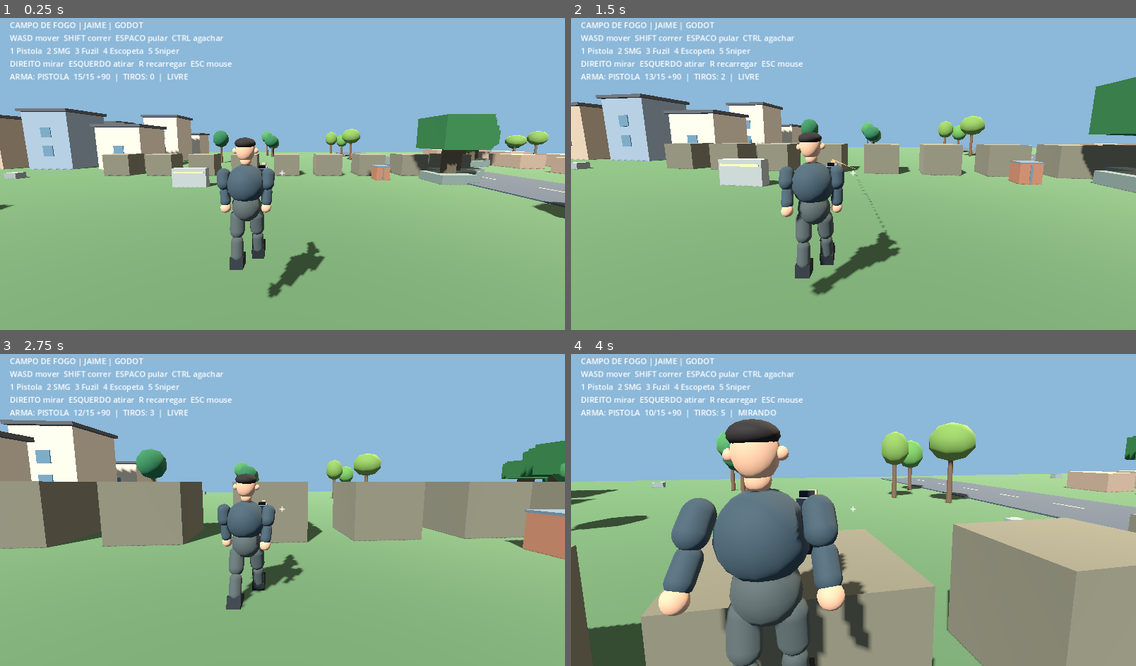
Above: before the commit, frames 1-4 (two rows, left to right).
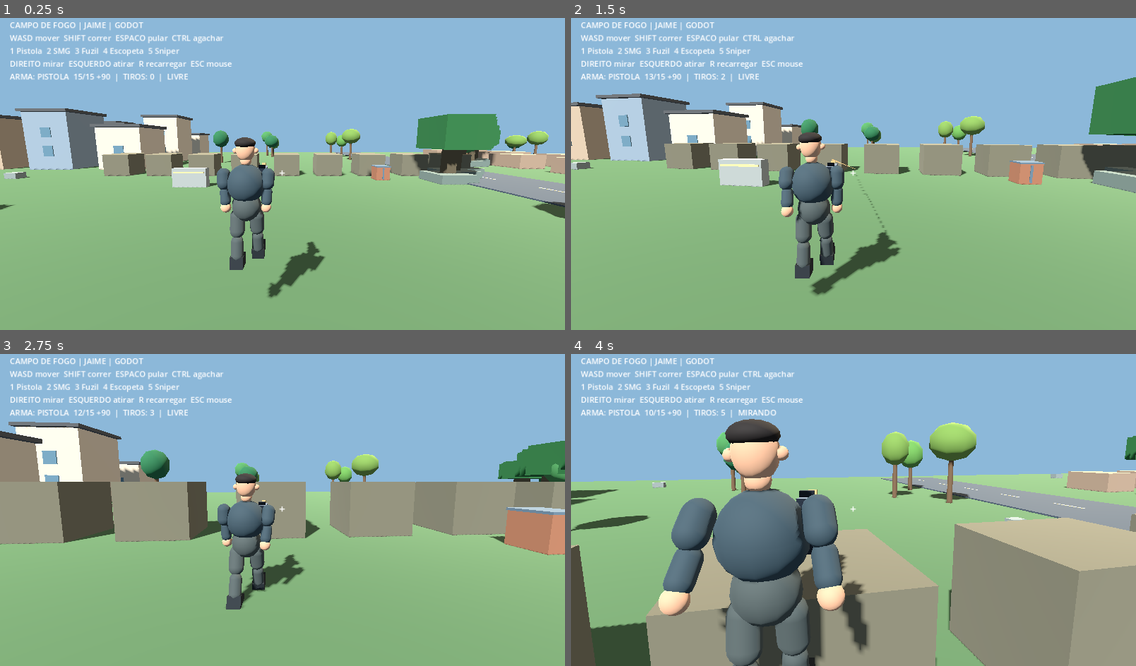
Above: after the commit, the same moments.

Repository: jaime66fla-crypto/gameteste
Game: Godot game, scene res://scenes/main.tscn
The game is run twice, just before and just after one commit, with the same random seed, the same clock (stepped at 60 frames per second) and the same inputs.
Inputs (mouse positions are in pixels of both pictures, inside the frame that each line leads up to):
- Up to frame 1 (0.25 s): no input
- Up to frame 2 (1.5 s): tap Enter at 0.5 s; move the mouse to (881, 170) at 0.52 s; hold Right mouse button (aim) 0.53-1.28 s; hold W (move_forward) from 0.53 s (still down); click (881, 170) at 0.67 s; tap Space (jump) at 0.77, 1.07 s; tap Ctrl (crouch) at 0.8, 1.35 s; move the mouse to (825, 174) at 1.27 s; click (825, 174) at 1.42 s
- Up to frame 3 (2.75 s): keep holding W (move_forward); tap Space (jump) at 1.52, 1.82, 2.3 s; tap Shift (sprint) at 1.55 s; move the mouse to (293, 500) at 2.02 s; hold Shift (sprint) from 2.03 s (still down); click (293, 500) at 2.17 s
- Up to frame 4 (4 s): keep holding W (move_forward); move the mouse to (847, 513) at 2.77 s; release Shift (sprint) at 2.78 s; tap Space (jump) at 2.85, 3.02, 3.32, 3.77 s; click (847, 513) at 2.92 s; right-click (847, 513) at 3.05 s; move the mouse to (893, 510) at 3.52 s; hold Right mouse button (aim) from 3.53 s (still down); click (893, 510) at 3.67 s; tap Ctrl (crouch) at 3.8 s

The runs differ from the first frame. In frame 1, 0.1% of the frame differs, in the area x 0-100%, y 30-77%; in frame 2, less than 0.1%; in frame 3, 5.0%, in the area x 0-100%, y 21-82%; in frame 4, 1.6%.

Commit message:
feat(rebuild): adapt GhostPlayer height, physics and movement settings to existing TPS controller

Diff:
--- a/godot/scripts/player.gd
+++ b/godot/scripts/player.gd
@@ -1,10 +1,14 @@
 extends CharacterBody3D
 
-const WALK_SPEED := 5.0
-const RUN_SPEED := 8.7
+# Ghost-style configurable character dimensions and movement (Godot 4).
+@export_category("Atributos do Soldado")
+@export_range(1.5, 2.1, 0.01) var height: float = 1.80
+@export_range(2.0, 10.0, 0.1) var speed: float = 5.0
+@export_range(1.0, 2.5, 0.05) var sprint_multiplier: float = 1.6
+@export_range(2.0, 12.0, 0.1) var jump_velocity: float = 8.5
+@export_range(0.0005, 0.01, 0.0001) var mouse_sensitivity: float = 0.0025
+@export_range(0.24, 0.48, 0.01) var collision_radius: float = 0.34
 const CROUCH_SPEED := 2.7
-const JUMP_VELOCITY := 8.5
-const MOUSE_SENSITIVITY := 0.0025
 const WeaponData = preload("res://scripts/weapon_data.gd")
 const MAG_SIZE := 15
 const SoundFXScript = preload("res://scripts/sound_fx.gd")
@@ -45,10 +49,10 @@
 func _ready() -> void:
     var collision := CollisionShape3D.new()
     var capsule := CapsuleShape3D.new()
-    capsule.radius = 0.34
-    capsule.height = 1.8
+    capsule.radius = minf(collision_radius, height * 0.3)
+    capsule.height = height
     collision.shape = capsule
-    collision.position.y = 0.9
+    collision.position.y = height * 0.5
     add_child(collision)
     avatar = Node3D.new()
     add_child(avatar)
@@ -59,7 +63,7 @@
     sound_fx.set_script(SoundFXScript)
     gun.add_child(sound_fx)
     arm_pivot = Node3D.new()
-    arm_pivot.position = Vector3(0, 1.55, 0)
+    arm_pivot.position = Vector3(0, height * 0.86, 0)
     add_child(arm_pivot)
     var spring := SpringArm3D.new()
     spring.spring_length = cam_distance
@@ -228,8 +232,8 @@
     if event is InputEventMouseButton and event.pressed and Input.mouse_mode == Input.MOUSE_MODE_VISIBLE:
         Input.mouse_mode = Input.MOUSE_MODE_CAPTURED
     if event is InputEventMouseMotion and Input.mouse_mode == Input.MOUSE_MODE_CAPTURED:
-        yaw -= event.relative.x * MOUSE_SENSITIVITY
-        pitch = clampf(pitch - event.relative.y * MOUSE_SENSITIVITY, -1.15, 0.95)
+        yaw -= event.relative.x * mouse_sensitivity
+        pitch = clampf(pitch - event.relative.y * mouse_sensitivity, -1.15, 0.95)
 
 func _physics_process(delta: float) -> void:
     aiming = Input.is_action_pressed("aim")
@@ -240,18 +244,18 @@
     camera.fov = lerpf(camera.fov, desired_fov, minf(1,delta * 10))
     var spring: SpringArm3D = camera.get_parent()
     spring.spring_length = lerpf(spring.spring_length, 2.15 if aiming else cam_distance, minf(1,delta * 9))
-    arm_pivot.position.y = lerpf(arm_pivot.position.y, 1.05 if crouching else 1.55, minf(1,delta * 10))
+    arm_pivot.position.y = lerpf(arm_pivot.position.y, height * 0.59 if crouching else height * 0.86, minf(1,delta * 10))
     var crouch_offset := -0.13 if humanoid_avatar != null else -0.36
     avatar.position.y = lerpf(avatar.position.y, crouch_offset if crouching else 0.0, minf(1,delta * 10))
     var input_vec := Input.get_vector("move_left","move_right","move_forward","move_back")
     var movement := Vector3(input_vec.x,0,input_vec.y).rotated(Vector3.UP,yaw)
-    var speed := CROUCH_SPEED if crouching else (RUN_SPEED if Input.is_action_pressed("sprint") and not aiming else WALK_SPEED)
+    var speed := CROUCH_SPEED if crouching else (speed * sprint_multiplier if Input.is_action_pressed("sprint") and not aiming else speed)
     velocity.x = movement.x * speed
     velocity.z = movement.z * speed
     if not is_on_floor():
-        velocity.y -= 22.0 * delta
+        velocity.y -= float(ProjectSettings.get_setting("physics/3d/default_gravity")) * delta
     elif Input.is_action_just_pressed("jump") and not crouching:
-        velocity.y = JUMP_VELOCITY
+        velocity.y = jump_velocity
     else:
         velocity.y = -0.1
     move_and_slide()
